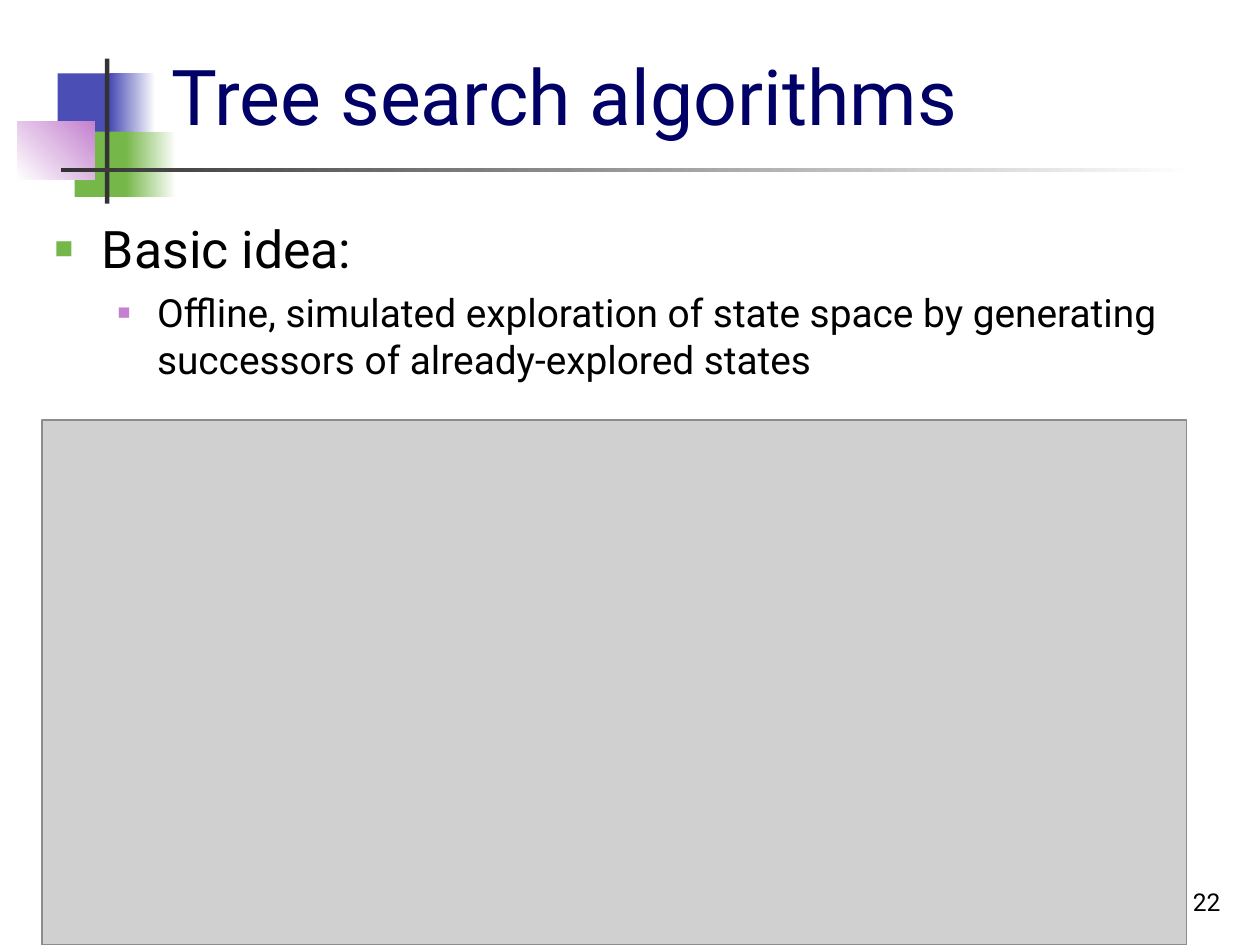
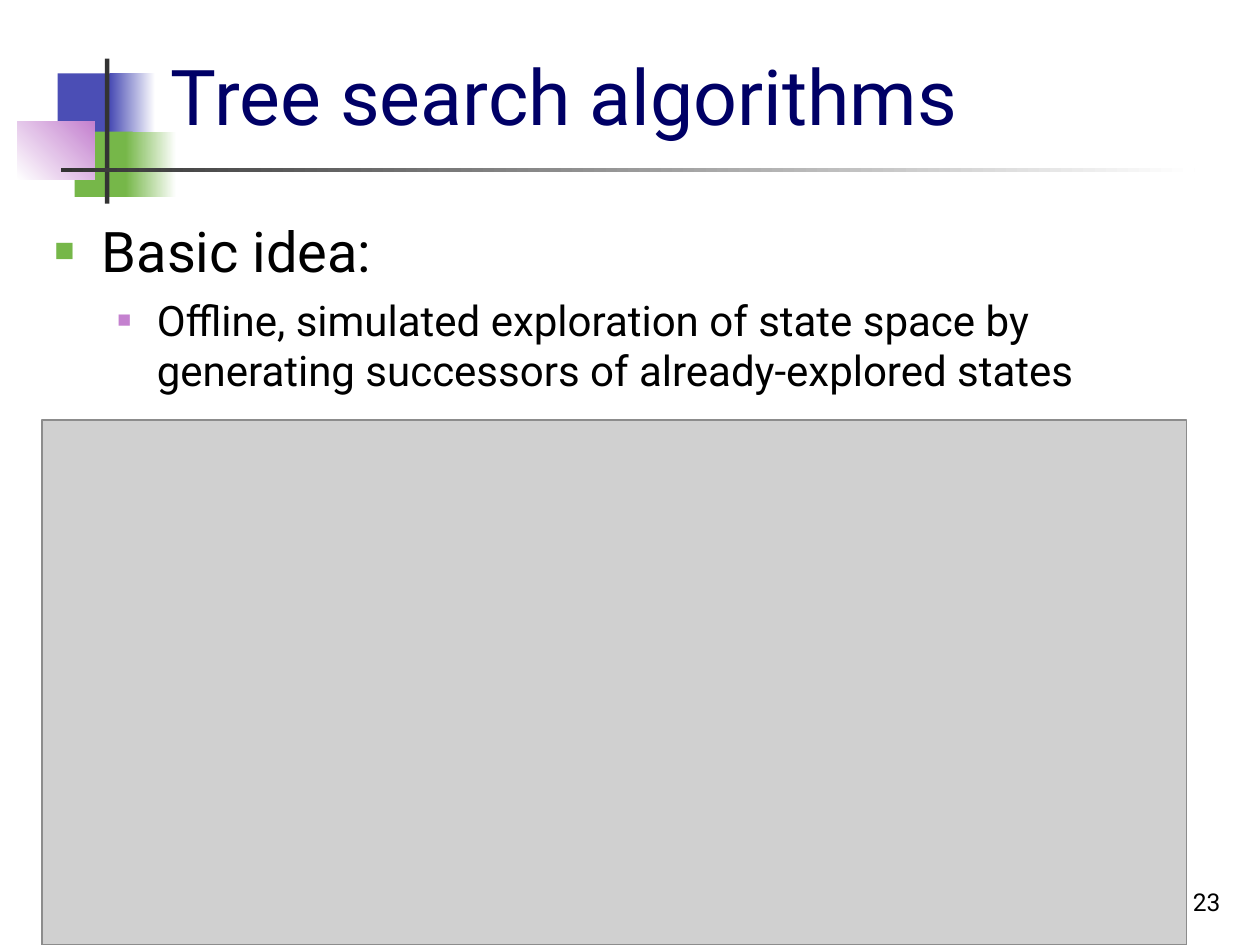
Before and after one commit to nottejas/clg-notes, a slide deck: slide 23 of AI/Unit-2/Unit 2 - Introduction to problem solving by searching.ppt (slide 22 before the commit). Drawn at 1260x945 pixels with LibreOffice and Linux fonts; fonts in the diff are those of the drawing; grey boxes stand for pictures. Boxes give left, top, right and bottom in pixels: in the first picture for what was removed or moved away, otherwise in the second. Text is boxed around its words. In the diff, an @@ line names an element or a change of style, - is before the commit and + after.

```diff
--- a/AI/Unit-2/Unit 2 - Introduction to problem solving by searching.ppt
+++ b/AI/Unit-2/Unit 2 - Introduction to problem solving by searching.ppt
@@ text "Basic idea:" at (102, 230, 1073, 395): size 29.6 to 32 pt in "Basic idea:"; size 22.2 to 24 pt in "Offline, simulated exploration of state space by ..." @@
@@ page number at (1193, 893, 1221, 912): text changed @@
-22
+23
```
Also in this commit, not shown: 7 other slides changed, 1 slide added, 4 other files.
